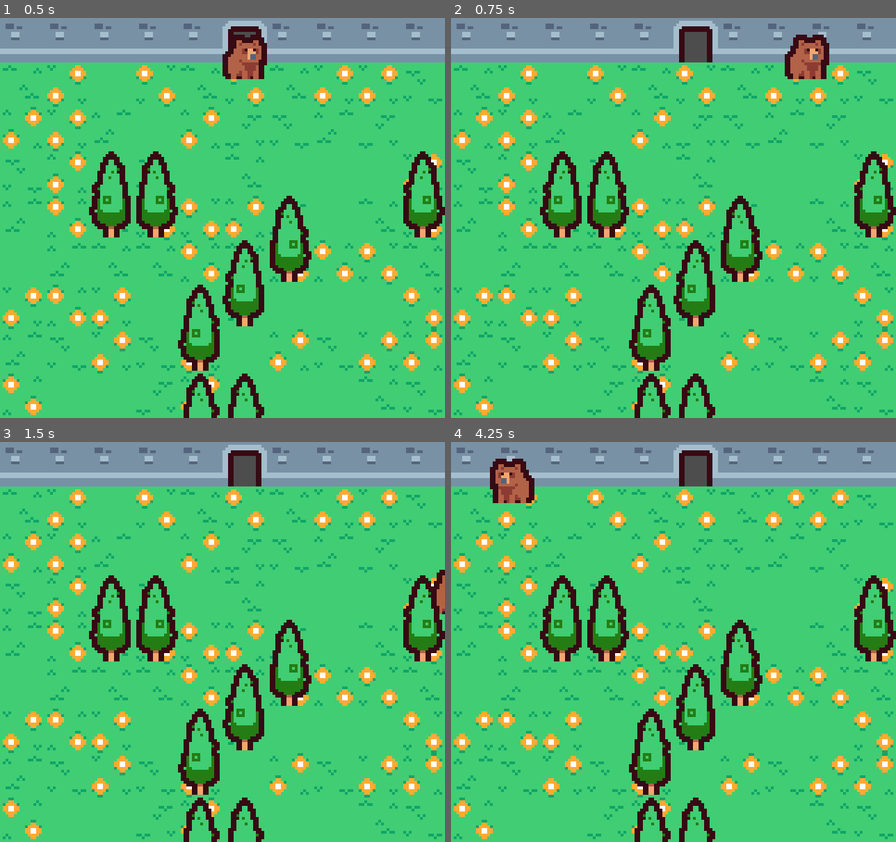
Above: before the commit, frames 1-4 (two rows, left to right).
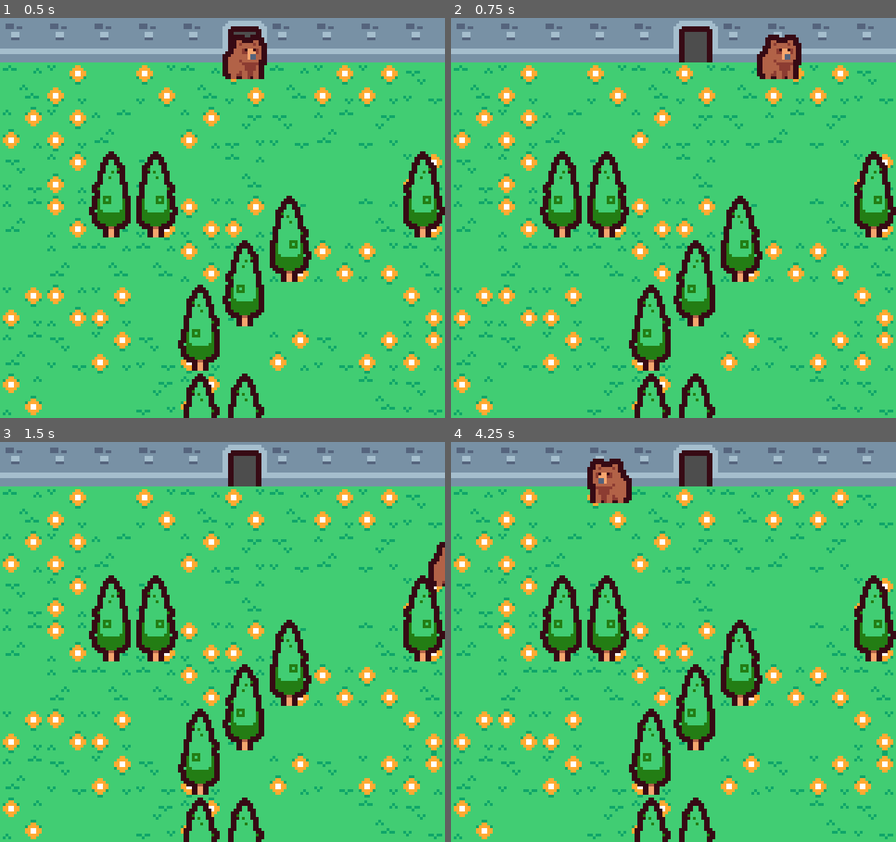
Above: after the commit, the same moments.

Repository: QuantumDamage/Seasonal-Consequences
Game: Godot game, scene res://scenes/Main.tscn
Same seed, same stepped clock (60 frames per second), same inputs: the game is played once before the commit and once after it.
Inputs:
- Up to frame 1 (0.5 s): no input
- Up to frame 2 (0.75 s): tap Enter at 0.5 s; hold Right (ui_right) from 0.53 s (still down)
- Up to frame 3 (1.5 s): release Right (ui_right) at 1.28 s; hold Down (ui_down) from 1.28 s (still down)
- Up to frame 4 (4.25 s): tap Space at 2, 3.5 s; release Down (ui_down) at 2.03 s; hold Right (ui_right) 2.03-2.78 s; tap Enter at 2.75 s; hold Up (ui_up) 2.78-3.53 s; hold Left (ui_left) from 3.53 s (still down)

Frame 1 is identical in both runs. In frame 2, 1.6% of the frame differs, in the area x 68-85%, y 4-16%; in frame 3, 0.4%; in frame 4, 2.0%, in the area x 8-41%, y 4-16%.

Commit message:
hunter is hunting

Diff:
--- a/scenes/Hunter.tscn
+++ b/scenes/Hunter.tscn
@@ -10,11 +10,7 @@
 [sub_resource type="RectangleShape2D" id="RectangleShape2D_pah67"]
 size = Vector2(12, 14)
 
-[sub_resource type="RectangleShape2D" id="RectangleShape2D_p26n8"]
-size = Vector2(24, 26)
-
-[sub_resource type="RectangleShape2D" id="RectangleShape2D_lnm1q"]
-size = Vector2(36, 38)
+[sub_resource type="CircleShape2D" id="CircleShape2D_rt4te"]
 
 [node name="Hunter" type="CharacterBody2D" groups=["Enemies"]]
 script = ExtResource("1_2tovh")
@@ -26,10 +22,9 @@
 position = Vector2(0, 1)
 shape = SubResource("RectangleShape2D_pah67")
 
-[node name="HuntingShape" type="CollisionShape2D" parent="."]
+[node name="HuntingArea" type="Area2D" parent="."]
 position = Vector2(0, 1)
-shape = SubResource("RectangleShape2D_p26n8")
 
-[node name="FocusShape" type="CollisionShape2D" parent="."]
-position = Vector2(0, 1)
-shape = SubResource("RectangleShape2D_lnm1q")
+[node name="HuntingShape" type="CollisionShape2D" parent="HuntingArea"]
+scale = Vector2(6, 6)
+shape = SubResource("CircleShape2D_rt4te")
--- a/scripts/Bear.gd
+++ b/scripts/Bear.gd
@@ -1,5 +1,5 @@
 extends CharacterBody2D
-var speed = 200
+var speed = 150
 @onready var sprite = $Sprite2D
 signal game_over
 
--- a/scripts/Hunter.gd
+++ b/scripts/Hunter.gd
@@ -1,6 +1,7 @@
 extends CharacterBody2D
 
 @export var speed = 50.0
+@export var hunting_speed = 60.0
 @export var movement_radius = 80.0
 
 var target_position: Vector2
@@ -8,31 +9,35 @@
 var stuck_timer: float = 0.0
 var stuck_threshold: float = 1.0  # Czas w sekundach, po którym obiekt uznaje się za zaklinowany
 
+var is_hunting = false
+var bear: Node2D
+
 func _ready():
 	start_position = global_position
 	choose_new_target()
-	#print("Start position: ", start_position)
+
+	$HuntingArea.connect("body_entered", Callable(self, "_on_HuntingArea_body_entered"))
+	$HuntingArea.connect("body_exited", Callable(self, "_on_HuntingArea_body_exited"))
 
 func _physics_process(delta):
+	if is_hunting:
+		target_position = bear.global_position
+		speed = hunting_speed
+	else:
+		speed = 50.0
+
 	var direction = (target_position - global_position).normalized()
 	velocity = direction * speed
-
-	#print("Current position: ", global_position)
-	#print("Target position: ", target_position)
-	#print("Velocity: ", velocity)
-
 	move_and_slide()
 
 	if get_slide_collision_count() > 0:
 		stuck_timer += delta
-		#print("Collision detected, stuck timer: ", stuck_timer)
 		if stuck_timer >= stuck_threshold:
 			choose_new_target()
 	else:
 		stuck_timer = 0.0
 
-	if global_position.distance_to(target_position) < 5:  # Jeśli obiekt jest blisko celu
-		#print("Reached target, choosing new one")
+	if global_position.distance_to(target_position) < 5 and not is_hunting:  # Jeśli obiekt jest blisko celu
 		choose_new_target()
 
 	if $Sprite2D:
@@ -43,4 +48,13 @@
 								randf_range(-movement_radius, movement_radius))
 	target_position = start_position + random_offset
 	stuck_timer = 0.0
-	#print("New target chosen: ", target_position)
+
+func _on_HuntingArea_body_entered(body):
+	if body.name == "Bear":
+		is_hunting = true
+		bear = body
+
+func _on_HuntingArea_body_exited(body):
+	if body.name == "Bear":
+		is_hunting = false
+		choose_new_target()
Not shown: 1 places in scenes/Hunter.tscn that only renumber resources
